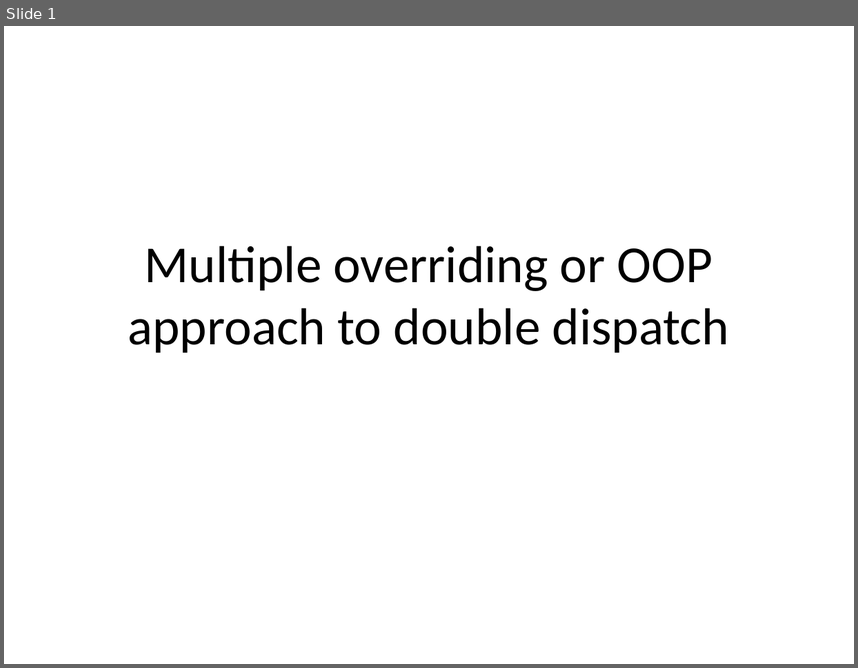
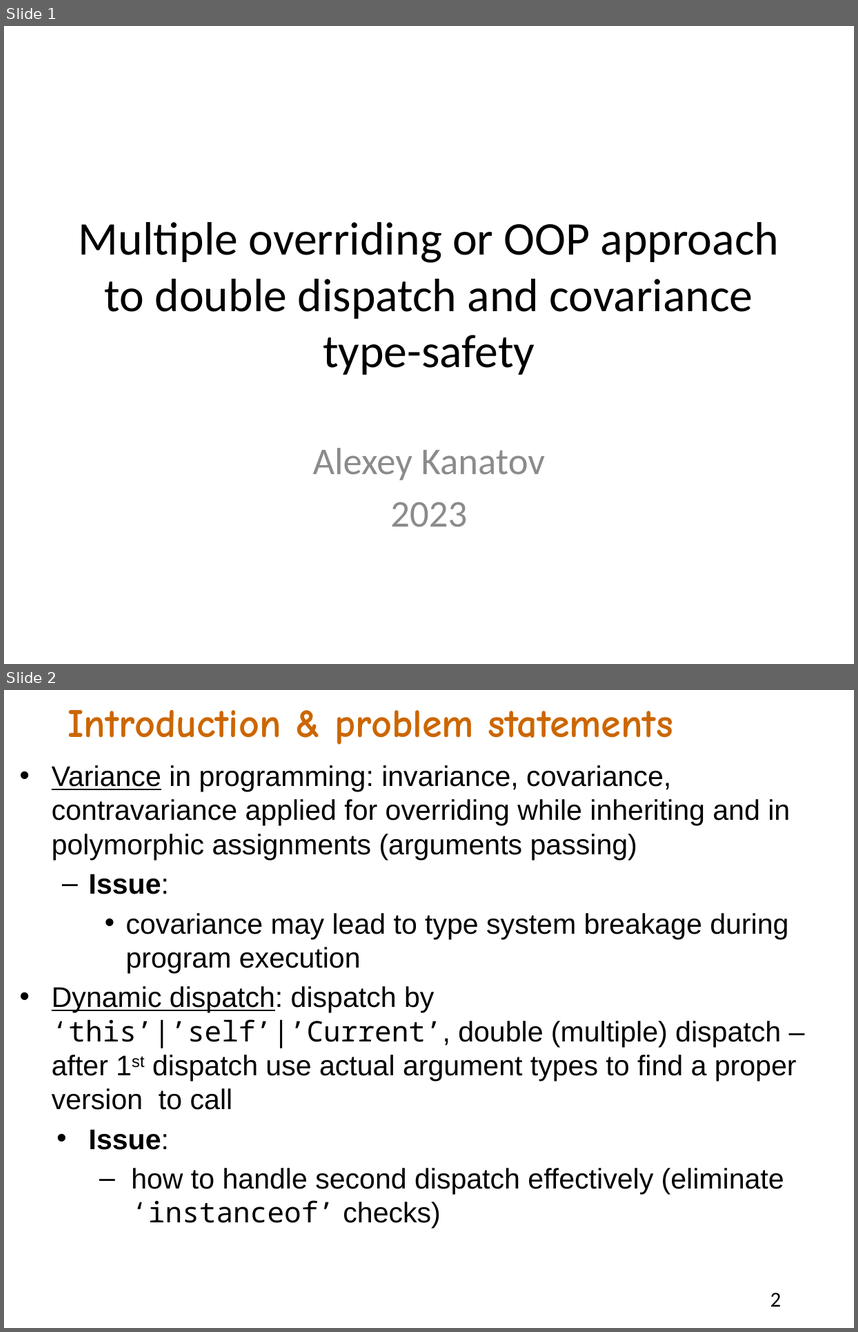
Before and after one commit to akanatov/SLang-, a slide deck: Docs/Multiple overriding or OOP approach to double dispatch.pptx. Shown one above the other, each under a label of ours: slide 1 before the commit, slides 1 and 2 after it. The pictures are 858x668 and 858x1332 pixels, drawn with LibreOffice and Linux fonts; fonts in the diff are those of the drawing. Boxes give left, top, right and bottom in pixels: in the first picture for what was removed or moved away, otherwise in the second. Text is boxed around its words. In the diff, an @@ line names an element or a change of style, - is before the commit and + after.

Commit message:
Multiple overring

```diff
--- a/Docs/Multiple overriding or OOP approach to double dispatch.pptx
+++ b/Docs/Multiple overriding or OOP approach to double dispatch.pptx
@@ slide 2 added at (4, 690, 854, 1328), background #FFFFFF @@
@@ text added at (67, 710, 673, 745), 34 pt, text #CC6600, bold @@
+Introduction & problem statements
@@ text added at (52, 765, 797, 1228), 24 pt, text #000000 @@
+• Variance in programming: invariance, covariance, contravariance applied for overriding while inheriting and in polymorphic assignments (arguments passing)
+  – Issue:
+    • covariance may lead to type system breakage during program execution
+• Dynamic dispatch: dispatch by ‘this’|’self’|’Current’, double (multiple) dispatch – after 1st dispatch use actual argument types to find a proper version to call
+    • Issue:
+      – how to handle second dispatch effectively (eliminate ‘instanceof’ checks)
@@ page number added at (771, 1292, 782, 1306), 18 pt, text #000000 @@
+2
@@ slide 1 changed as well @@
@@ title at (79, 222, 780, 374): text changed; size 44 to 39.6 pt @@
-Multiple overriding or OOP approach to double dispatch
+Multiple overriding or OOP approach to double dispatch and covariance type-safety
@@ subtitle added at (313, 448, 546, 527), 32 pt, text #8C8C8C @@
+Alexey Kanatov
+2023
```
Also in this commit, not shown: 2 other slides changed, 4 other slides added.
